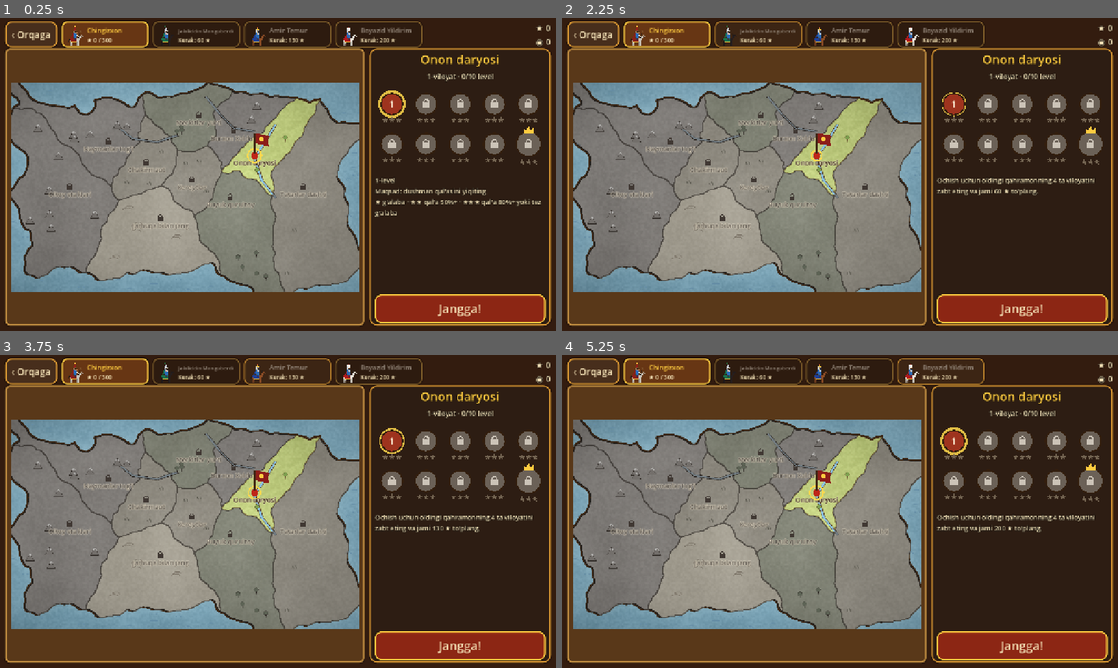
Above: before the commit, frames 1-4 (two rows, left to right).
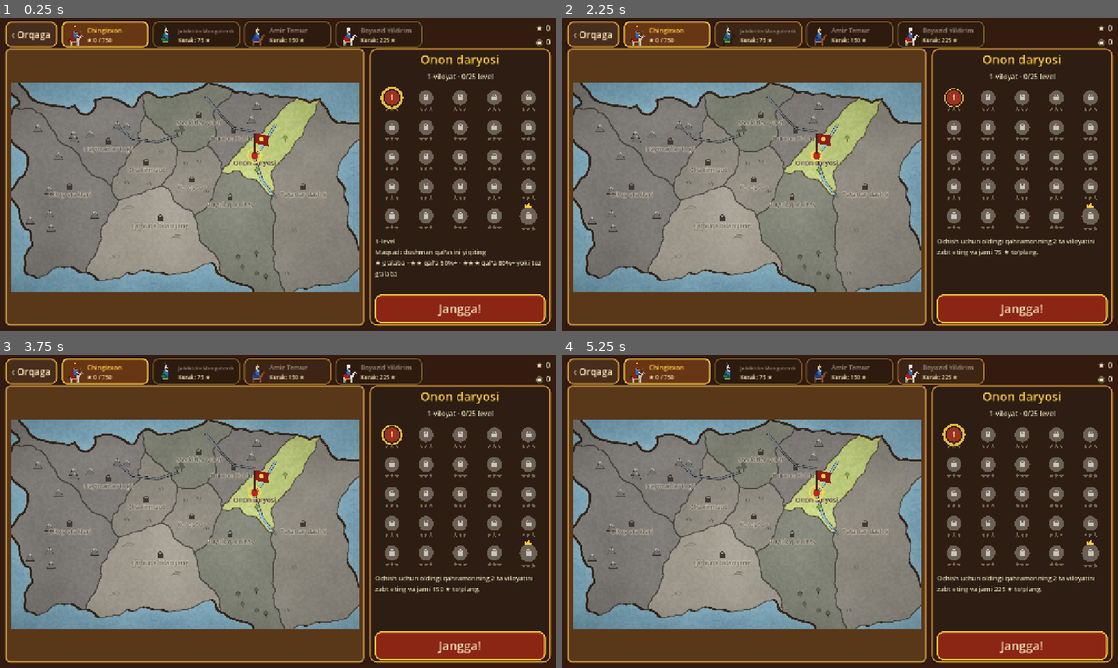
Above: after the commit, the same moments.

Repository: bekzodbeknematov8-cpu/lost-centuries-game
Game: Godot game, scene res://scenes/campaign_map.tscn
The game is run twice, just before and just after one commit, with the same random seed, the same clock (stepped at 60 frames per second) and the same inputs. This scene is started directly instead of the project's main scene.
Inputs (mouse positions are in pixels of both pictures, inside the frame that each line leads up to):
- Up to frame 1 (0.25 s): no input
- Up to frame 2 (2.25 s): click (667, 33) at 0.52 s; click (667, 33) at 1.27 s; click (756, 33) at 2.02 s
- Up to frame 3 (3.75 s): click (194, 370) at 2.77 s; click (289, 370) at 3.52 s
- Up to frame 4 (5.25 s): click (851, 370) at 4.27 s; click (940, 370) at 5.02 s

The runs differ from the first frame. In frame 1, 4.8% of the frame differs, in the area x 18-98%, y 6-83%; in frame 2, 4.5%; in frame 3, 4.6%; in frame 4, 4.6%.

Commit message:
Fathlar: har viloyatda 25 level, jami 1000 level
Level ID'lar o'zgarmadi, eski saqlashlar saqlanadi (migratsiya testlari).
Keyingi kampaniya 2 viloyatdan keyin, yulduz talablari 75/150/225.
Xarita paneli 5x5 panjara. region_levels/unlock_after_region JSON'da.

Co-Authored-By: Claude Opus 5.5 <noreply@anthropic.com>
Claude-Session: https://claude.ai/code/session_01AUvG8mVZ2xcqJ9Wfw9UwnE

Diff:
--- a/data/campaigns.json
+++ b/data/campaigns.json
@@ -1,4 +1,6 @@
 {
+	"region_levels": 25,
+	"unlock_after_region": 2,
 	"order": [
 		"chingiz",
 		"jaloliddin",
@@ -191,7 +193,7 @@
 				"tr": "Harezm'in Kalkanı"
 			},
 			"years": "1219–1221",
-			"require_stars": 60,
+			"require_stars": 75,
 			"hero": "jaloliddin",
 			"levels": [
 				{
@@ -332,7 +334,7 @@
 				"tr": "Sahibkıran'ın Yolu"
 			},
 			"years": "1360–1402",
-			"require_stars": 130,
+			"require_stars": 150,
 			"hero": "temur",
 			"levels": [
 				{
@@ -470,7 +472,7 @@
 				"tr": "Yıldırım Sultan"
 			},
 			"years": "1389–1402",
-			"require_stars": 200,
+			"require_stars": 225,
 			"hero": "boyazid",
 			"levels": [
 				{
--- a/data/strings.json
+++ b/data/strings.json
@@ -558,10 +558,10 @@
 		"tr": "Yakında!"
 	},
 	"MODE_CAMPAIGN_SUB": {
-		"uz": "400 level · 4 sarkarda",
-		"en": "400 levels · 4 commanders",
-		"ru": "400 уровней · 4 полководца",
-		"tr": "400 bölüm · 4 komutan"
+		"uz": "1000 level · 4 sarkarda",
+		"en": "1000 levels · 4 commanders",
+		"ru": "1000 уровней · 4 полководца",
+		"tr": "1000 bölüm · 4 komutan"
 	},
 	"MODE_SKIRMISH_SUB": {
 		"uz": "Tezkor jang",
--- a/scripts/sim/campaign.gd
+++ b/scripts/sim/campaign.gd
@@ -3,15 +3,16 @@
 ## Kampaniya mantig'i: viloyatlar, levellar, yulduzlar va ochilish shartlari.
 ##
 ## Tuzilma: kampaniya (qahramon) -> viloyatlar (campaigns.json dagi har bir tarixiy bosqich = viloyat bossi)
-##          -> har viloyatda REGION_LEVELS ta level: (REGION_LEVELS-1) ta avtomatik yaratilgan + oxirida boss.
-## Level ID: boss = "temur_03", oddiy level = "temur_03#4" (1..REGION_LEVELS-1).
+##          -> har viloyatda level_count() ta level: (N-1) ta avtomatik yaratilgan + oxirida boss.
+## Level ID: boss = "temur_03", oddiy level = "temur_03#4" (1..N-1). ID'lar N o'zgarsa ham saqlanadi.
+## N va ochilish qoidasi campaigns.json da: "region_levels", "unlock_after_region".
 ## Saqlash formatidan mustaqil (stars: {level_id: 0..3}), shuning uchun testlash oson.
 
 const DEFAULT_PLAYER_GOLD := 350
 const STAR_CASTLE_2 := 0.5    ## 2-yulduz: qal'a kamida 50% butun
 const STAR_CASTLE_3 := 0.8    ## 3-yulduz: qal'a kamida 80% butun YOKI par vaqtdan tez
-const REGION_LEVELS := 10     ## 1.0 da har viloyatda 10 level (keyin 25 gacha)
-const UNLOCK_AFTER_REGION := 4  ## Keyingi kampaniya: oldingisining shuncha viloyati zabt etilgach
+const DEFAULT_REGION_LEVELS := 10
+const DEFAULT_UNLOCK_AFTER := 4
 ## Saqlash sloti qiyinligi: dushman iqtisodi, qal'asi va AI darajasi
 const DIFFICULTY := {
 	"normal": {"income": 1.0, "castle": 1.0, "ai_up": false},
@@ -24,33 +25,44 @@
 
 # --- Tuzilma -----------------------------------------------------------------
 
+static func level_count(data: Dictionary) -> int:
+	## Har viloyatdagi levellar soni (boss bilan).
+	return int(data.get("region_levels", DEFAULT_REGION_LEVELS))
+
+
+static func unlock_after(data: Dictionary) -> int:
+	## Keyingi kampaniya: oldingisining shuncha viloyati zabt etilgach ochiladi.
+	return int(data.get("unlock_after_region", DEFAULT_UNLOCK_AFTER))
+
+
 static func regions(data: Dictionary, cid: String) -> Array:
 	return data.campaigns[cid].levels
 
 
 static func region_levels(data: Dictionary, cid: String, ri: int) -> Array:
-	var key := "%s/%d" % [cid, ri]
+	var n_levels := level_count(data)
+	var key := "%s/%d/%d" % [cid, ri, n_levels]
 	if _cache.has(key):
 		return _cache[key]
 	var regs: Array = regions(data, cid)
 	var boss: Dictionary = regs[ri]
 	var prev_income := float(regs[ri - 1].get("enemy_income", 1.0)) if ri > 0 else float(boss.get("enemy_income", 1.0)) * 0.85
 	var out: Array = []
-	for n in range(1, REGION_LEVELS):
-		out.append(_generate(boss, ri, n, prev_income))
+	for n in range(1, n_levels):
+		out.append(_generate(boss, ri, n, prev_income, n_levels))
 	out.append(boss)
 	_cache[key] = out
 	return out
 
 
-static func _generate(boss: Dictionary, ri: int, n: int, prev_income: float) -> Dictionary:
+static func _generate(boss: Dictionary, ri: int, n: int, prev_income: float, n_levels: int) -> Dictionary:
 	## Viloyat shablonidan oddiy level: qiyinlik oldingi bossdan shu bossgacha silliq oshadi.
-	var k := float(n) / REGION_LEVELS
+	var k := float(n) / n_levels
 	var boss_income := float(boss.get("enemy_income", 1.0))
 	var ai := str(boss.get("ai", "normal"))
-	if n < 6 and ai == "hard":
+	if k < 0.6 and ai == "hard":
 		ai = "normal"
-	if n < 3 and ai == "normal" and ri == 0:
+	if k < 0.3 and ai == "normal" and ri == 0:
 		ai = "easy"
 	var lv := {
 		"id": "%s#%d" % [boss.id, n],
@@ -59,8 +71,8 @@
 		"name": boss.name,
 		"ai": ai,
 		"enemy_income": snappedf(lerpf(prev_income * 0.95, boss_income, k), 0.001),
-		"par": int(boss.get("par", 300)) - 40 + n * 4,
-		"enemy_castle": int(float(boss.get("enemy_castle", 2000)) * (0.8 + 0.015 * n)),
+		"par": int(boss.get("par", 300)) - 40 + int(40.0 * k),
+		"enemy_castle": int(float(boss.get("enemy_castle", 2000)) * (0.8 + 0.15 * k)),
 	}
 	if boss.has("allowed"):
 		lv.allowed = boss.allowed
@@ -70,7 +82,7 @@
 	match n % 5:
 		4:
 			lv.objective = "survive"
-			lv.survive = 120 + 6 * n + 6 * ri
+			lv.survive = 120 + int(60.0 * k) + 6 * ri
 			lv.par = lv.survive
 		2:
 			lv.enemy_gold = 480
@@ -194,12 +206,16 @@
 
 
 static func campaign_unlocked(data: Dictionary, stars: Dictionary, cid: String) -> bool:
-	## Ochilish: oldingi kampaniyaning UNLOCK_AFTER_REGION ta viloyati zabt etilgan va jami yulduz yetarli.
+	## Ochilish: oldingi kampaniyaning unlock_after() ta viloyati zabt etilgan va jami yulduz yetarli.
+	## Kampaniyada allaqachon yulduz bo'lsa (eski saqlash), ochiq qoladi — qoidalar o'zgarsa ham progress yo'qolmaydi.
 	var idx: int = data.order.find(cid)
 	if idx <= 0:
 		return idx == 0
+	for b in regions(data, cid):
+		if int(stars.get(str(b.id), 0)) > 0 or int(stars.get("%s#1" % b.id, 0)) > 0:
+			return true
 	var prev: String = data.order[idx - 1]
-	var need_region := mini(UNLOCK_AFTER_REGION, regions(data, prev).size()) - 1
+	var need_region := mini(unlock_after(data), regions(data, prev).size()) - 1
 	return region_conquered(data, stars, prev, need_region) and total_stars(stars) >= int(data.campaigns[cid].require_stars)
 
 
--- a/scripts/ui/campaign_map.gd
+++ b/scripts/ui/campaign_map.gd
@@ -72,7 +72,7 @@
 
 
 class LevelGrid:
-	## Viloyatdagi levellar: 2 qator x 5, oxirgisi (boss) toj bilan.
+	## Viloyatdagi levellar: 5 ustunli panjara, oxirgisi (boss) toj bilan. Ko'p level bo'lsa kichrayadi.
 	extends Control
 	var owner_screen: Node
 	var _t := 0.0
@@ -81,10 +81,16 @@
 		_t += d
 		queue_redraw()
 
+	const COLS := 5
+
+	func scale_k() -> float:
+		var rows := ceili(float(owner_screen.current_levels().size()) / COLS)
+		return clampf(size.y / maxf(1.0, rows * 92.0), 0.55, 1.0)
+
 	func node_pos(i: int) -> Vector2:
-		var cols := 5
-		var cw := size.x / cols
-		return Vector2(cw * (i % cols) + cw * 0.5, 44.0 + (i / cols) * 92.0)
+		var k := scale_k()
+		var cw := size.x / COLS
+		return Vector2(cw * (i % COLS) + cw * 0.5, 40.0 * k + (i / COLS) * 92.0 * k)
 
 	func _gui_input(event: InputEvent) -> void:
 		var pressed: bool = (event is InputEventMouseButton and event.pressed and event.button_index == MOUSE_BUTTON_LEFT) or (event is InputEventScreenTouch and event.pressed)
@@ -92,7 +98,7 @@
 			return
 		var lvls: Array = owner_screen.current_levels()
 		for i in lvls.size():
-			if event.position.distance_to(node_pos(i)) < 30.0:
+			if event.position.distance_to(node_pos(i)) < 34.0 * scale_k():
 				owner_screen.select_level(lvls[i].id)
 				accept_event()
 				return
@@ -101,6 +107,7 @@
 		var lvls: Array = owner_screen.current_levels()
 		var stars: Dictionary = GameState.progress.stars
 		var font := get_theme_default_font()
+		var sk := scale_k()
 		for i in lvls.size():
 			var lv: Dictionary = lvls[i]
 			var p := node_pos(i)
@@ -112,20 +119,24 @@
 				col = Color(0.2, 0.4, 0.6)
 			if boss and unlocked:
 				col = Color(0.55, 0.12, 0.45)
-			var r := 27.0 if boss else 23.0
+			var r := (27.0 if boss else 23.0) * sk
 			if lv.id == owner_screen._sel:
 				draw_circle(p, r + 7.0 + sin(_t * 5.0) * 2.0, Color(1, 0.85, 0.3, 0.85))
 			draw_circle(p, r + 3.0, Color(0.2, 0.12, 0.05))
 			draw_circle(p, r, col)
 			if boss:
-				draw_colored_polygon(PackedVector2Array([p + Vector2(-11, -r + 2), p + Vector2(-11, -r - 10), p + Vector2(-5, -r - 4), p + Vector2(0, -r - 13), p + Vector2(5, -r - 4), p + Vector2(11, -r - 10), p + Vector2(11, -r + 2)]), Painter.GOLD)
+				var c := [Vector2(-11, 2), Vector2(-11, -10), Vector2(-5, -4), Vector2(0, -13), Vector2(5, -4), Vector2(11, -10), Vector2(11, 2)]
+				var cp := PackedVector2Array()
+				for q in c:
+					cp.append(p + Vector2(0, -r) + (q as Vector2) * sk)
+				draw_colored_polygon(cp, Painter.GOLD)
 			if unlocked:
-				draw_string(font, p + Vector2(-20, 8), str(i + 1), HORIZONTAL_ALIGNMENT_CENTER, 40, 22, Color(1, 0.95, 0.85))
+				draw_string(font, p + Vector2(-20, 8 * sk), str(i + 1), HORIZONTAL_ALIGNMENT_CENTER, 40, int(22 * sk), Color(1, 0.95, 0.85))
 			else:
-				draw_arc(p + Vector2(0, -4), 6.0, PI, TAU, 10, Color(0.8, 0.77, 0.72), 2.5)
-				draw_rect(Rect2(p + Vector2(-8, -4), Vector2(16, 12)), Color(0.8, 0.77, 0.72))
+				draw_arc(p + Vector2(0, -4) * sk, 6.0 * sk, PI, TAU, 10, Color(0.8, 0.77, 0.72), 2.5 * sk)
+				draw_rect(Rect2(p + Vector2(-8, -4) * sk, Vector2(16, 12) * sk), Color(0.8, 0.77, 0.72))
 			for k in 3:
-				_star(p + Vector2((k - 1) * 15.0, r + 14.0), 7.0, Painter.GOLD if k < st else Color(0.5, 0.44, 0.36, 0.85))
+				_star(p + Vector2((k - 1) * 15.0 * sk, r + 13.0 * sk), 7.0 * sk, Painter.GOLD if k < st else Color(0.5, 0.44, 0.36, 0.85))
 
 	func _star(c: Vector2, r: float, col: Color) -> void:
 		var pts := PackedVector2Array()
@@ -239,7 +250,7 @@
 	v.add_child(_panel_sub)
 	_levels = LevelGrid.new()
 	_levels.owner_screen = self
-	_levels.custom_minimum_size = Vector2(0, 200)
+	_levels.custom_minimum_size = Vector2(0, minf(340.0, ceilf(Campaign.level_count(GameData.campaigns) / 5.0) * 92.0 + 16.0))
 	_levels.mouse_filter = Control.MOUSE_FILTER_STOP
 	v.add_child(_levels)
 	_info = Label.new()
@@ -276,7 +287,7 @@
 	var stars: Dictionary = GameState.progress.stars
 	if not Campaign.campaign_unlocked(GameData.campaigns, stars, cid):
 		Sfx.play("deny", 0.6)
-		_info.text = tr("UNLOCK_RULE_REGIONS") % [Campaign.UNLOCK_AFTER_REGION, int(GameData.campaigns.campaigns[cid].require_stars)]
+		_info.text = tr("UNLOCK_RULE_REGIONS") % [Campaign.unlock_after(GameData.campaigns), int(GameData.campaigns.campaigns[cid].require_stars)]
 		return
 	if sound:
 		Sfx.play("click", 0.7)
@@ -341,7 +352,7 @@
 			done += 1
 	_panel_sub.text = tr("REGION_PROGRESS") % [_region + 1, done, current_levels().size()]
 	var lv := Campaign.level_by_id(GameData.campaigns, _sel)
-	var idx: int = int(lv.get("index", Campaign.REGION_LEVELS))
+	var idx: int = int(lv.get("index", Campaign.level_count(GameData.campaigns)))
 	var desc := ""
 	if Campaign.is_boss(_sel):
 		desc = "♛ " + tr("BOSS_LEVEL") + "\n"
--- a/tests/run_tests.gd
+++ b/tests/run_tests.gd
@@ -389,20 +389,21 @@
 	check(not Campaign.campaign_unlocked(c, stars, "jaloliddin"), "2-kampaniya yopiq bo'lishi kerak")
 	stars[first] = 1
 	check(Campaign.level_unlocked(c, stars, "chingiz_01#2"), "g'alabadan keyin keyingi level ochilishi kerak")
-	check(Campaign.next_level_id(c, "chingiz_01#9") == "chingiz_01", "9-leveldan keyin boss bo'lishi kerak")
+	check(Campaign.next_level_id(c, "chingiz_01#24") == "chingiz_01", "24-leveldan keyin boss bo'lishi kerak")
+	check(Campaign.next_level_id(c, "chingiz_01#9") == "chingiz_01#10", "9-leveldan keyin 10-level")
 	check(Campaign.next_level_id(c, "chingiz_01") == "chingiz_02#1", "bossdan keyin keyingi viloyat")
 	check(Campaign.next_level_id(c, "chingiz_10") == "", "oxirgi bossdan keyin bo'sh bo'lishi kerak")
 	stars["chingiz_01"] = 1
 	check(Campaign.region_unlocked(c, stars, "chingiz", 1), "boss yengilgach 2-viloyat ochilishi kerak")
-	# 4 viloyat zabt + yetarli yulduz -> 2-kampaniya
-	for ri in 4:
+	# 2 viloyat zabt + yetarli yulduz -> 2-kampaniya
+	for ri in 2:
 		for lv in Campaign.region_levels(c, "chingiz", ri):
 			stars[lv.id] = 1
-	check(not Campaign.campaign_unlocked(c, stars, "jaloliddin"), "40 yulduz yetmasligi kerak (60 talab)")
-	for ri in 4:
+	check(not Campaign.campaign_unlocked(c, stars, "jaloliddin"), "50 yulduz yetmasligi kerak (75 talab)")
+	for ri in 2:
 		for lv in Campaign.region_levels(c, "chingiz", ri):
 			stars[lv.id] = 2
-	check(Campaign.campaign_unlocked(c, stars, "jaloliddin"), "80 yulduz va 4 viloyat bilan ochilishi kerak")
+	check(Campaign.campaign_unlocked(c, stars, "jaloliddin"), "100 yulduz va 2 viloyat bilan ochilishi kerak")
 
 
 func test_region_levels_structure() -> void:
@@ -416,7 +417,7 @@
 			check(not ids.has(lv.id), "takroriy level ID: %s" % lv.id)
 			ids[lv.id] = true
 			check(Campaign.level_by_id(c, lv.id).id == lv.id, "level_by_id topmadi: %s" % lv.id)
-	check(total == 400, "jami 400 level bo'lishi kerak, %d bor" % total)
+	check(total == 1000, "jami 1000 level bo'lishi kerak, %d bor" % total)
 	# Qiyinlik viloyat ichida silliq oshadi
 	var lv1: Dictionary = Campaign.region_levels(c, "temur", 5)[0]
 	var lv9: Dictionary = Campaign.region_levels(c, "temur", 5)[8]
@@ -430,7 +431,7 @@
 		var need := int(c.campaigns[c.order[i]].require_stars)
 		var levels_before := 0
 		for j in i:
-			levels_before += Campaign.REGION_LEVELS * Campaign.UNLOCK_AFTER_REGION
+			levels_before += Campaign.level_count(c) * Campaign.unlock_after(c)
 		check(need <= levels_before * 2, "%s: yulduz talabi juda yuqori (%d)" % [c.order[i], need])
 
 
@@ -874,3 +875,59 @@
 	run(s, 60.0)
 	var ms := Time.get_ticks_msec() - t0
 	check(ms < 20000, "150 birlik 60 s sinov juda sekin: %d ms" % ms)
+
+
+# --- Fathlar: 25 level/viloyat va eski saqlashlar ---------------------------------
+
+func test_thousand_levels() -> void:
+	var c := camp()
+	var total := 0
+	for cid in c.order:
+		total += Campaign.all_levels(c, cid).size()
+	check(Campaign.level_count(c) == 25, "har viloyatda 25 level bo'lishi kerak")
+	check(total == 1000, "jami 1000 level kutilgan: %d" % total)
+	var ids := {}
+	for cid in c.order:
+		for lv in Campaign.all_levels(c, cid):
+			check(not ids.has(lv.id), "takror level ID: %s" % lv.id)
+			ids[lv.id] = true
+	# Eski (10 levelli) ID'lar hammasi hali ham mavjud
+	for cid in c.order:
+		for b in Campaign.regions(c, cid):
+			for n in range(1, 10):
+				check(ids.has("%s#%d" % [b.id, n]), "eski level yo'qoldi: %s#%d" % [b.id, n])
+
+
+func test_old_save_keeps_progress() -> void:
+	## 1.0 saqlashi: chingizda 4 viloyat (10 leveldan) zabt etilgan, jaloliddinda o'ynalgan,
+	## yulduzlar yangi talabdan (75) kam. Hech narsa yopilib qolmasligi kerak.
+	var c := camp()
+	var st := {}
+	for ri in 4:
+		var b: String = Campaign.regions(c, "chingiz")[ri].id
+		for n in range(1, 10):
+			st["%s#%d" % [b, n]] = 1
+		st[b] = 1
+	var jb: String = Campaign.regions(c, "jaloliddin")[0].id
+	st[jb + "#1"] = 2
+	check(Campaign.total_stars(st) < 75, "test sharti: yulduz kam bo'lishi kerak")
+	check(Campaign.campaign_unlocked(c, st, "jaloliddin"), "eski saqlashda ochilgan kampaniya yopilib qoldi")
+	check(Campaign.level_unlocked(c, st, jb + "#2"), "jaloliddin keyingi leveli ochiq bo'lishi kerak")
+	var b3: String = Campaign.regions(c, "chingiz")[3].id
+	check(Campaign.region_unlocked(c, st, "chingiz", 4), "zabt etilgan viloyatdan keyingisi ochiq bo'lishi kerak")
+	check(Campaign.level_unlocked(c, st, b3 + "#10"), "yangi #10 level #9 dan keyin ochiq bo'lishi kerak")
+	check(not Campaign.level_unlocked(c, st, b3 + "#11"), "#11 hali yopiq bo'lishi kerak")
+	# Yangi o'yinchi: jaloliddin faqat 2 viloyat + 75 yulduzdan keyin
+	var fresh := {}
+	check(not Campaign.campaign_unlocked(c, fresh, "jaloliddin"), "yangi o'yinchida jaloliddin yopiq")
+
+
+func test_difficulty_smooth_in_25_region() -> void:
+	var c := camp()
+	for cid in c.order:
+		for ri in Campaign.regions(c, cid).size():
+			var lv: Array = Campaign.region_levels(c, cid, ri)
+			for i in range(1, lv.size() - 1):
+				var a := float(lv[i - 1].enemy_income)
+				var b := float(lv[i].enemy_income)
+				check(absf(b - a) < 0.05, "%s: keskin sakrash" % lv[i].id)
--- a/tools/campaign_balance.gd
+++ b/tools/campaign_balance.gd
@@ -1,7 +1,7 @@
 extends SceneTree
 ## Kampaniya qiyinligi: har bosqichda "o'rta" bot o'yinchi o'rnida o'ynaydi.
 ##   godot --headless --path . -s res://tools/campaign_balance.gd -- --games=4 [--campaign=chingiz] [--out=docs/campaign-balance.md]
-## Har viloyatdan 3 level (1-, 5- va boss) sinaladi. Maqsad: 1-kampaniya ~90%+, oxirgisi ~50-70% g'alaba; o'rtacha >= 2 yulduz yaqinida.
+## Har viloyatdan 3 level (1-, o'rta va boss) sinaladi. Maqsad: 1-kampaniya ~90%+, oxirgisi ~50-70% g'alaba; o'rtacha >= 2 yulduz yaqinida.
 func _init():
 	var defs = JSON.parse_string(FileAccess.get_file_as_string("res://data/units.json"))
 	var ai = JSON.parse_string(FileAccess.get_file_as_string("res://data/ai.json"))
@@ -23,7 +23,7 @@
 		for ri in Campaign.regions(camp, cid).size():
 			var rl: Array = Campaign.region_levels(camp, cid, ri)
 			sample.append(rl[0])
-			sample.append(rl[4])
+			sample.append(rl[rl.size() / 2])
 			sample.append(rl[rl.size() - 1])
 		for lv in sample:
 			var wins := 0
Not shown, changed: store/listing/en-US/full_description.txt
Not shown, changed: store/listing/ru-RU/full_description.txt
Not shown, changed: store/listing/tr-TR/full_description.txt
Not shown, changed: store/listing/uz/full_description.txt
Not shown, changed: DECISIONS.md
Not shown, changed: PROGRESS.md
Not shown, changed: docs/campaign-balance.md
